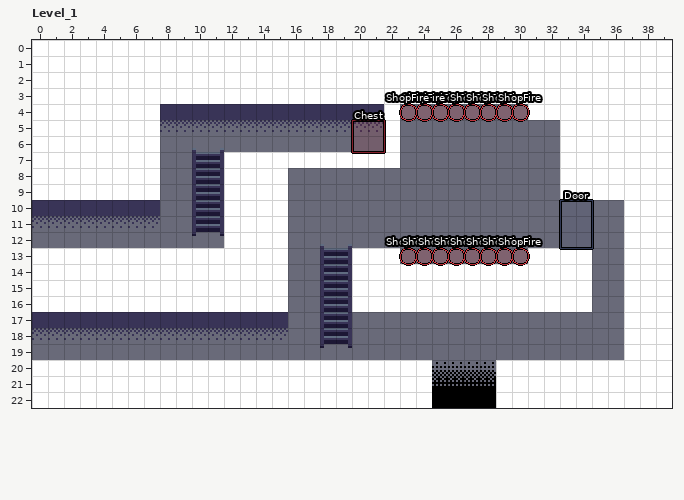
LDtk project -- content/ldtk/zelda_world.ldtk. The first picture shows the starting point.
Cells are 8x8 px. Shown: Level_1 x 0..39, y 0..22. The commit also changed other parts of the map, which this record leaves out.
Once edited:
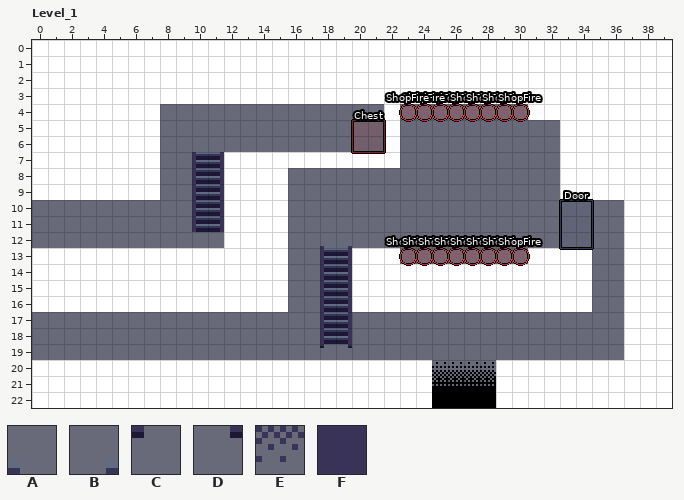
Key: from "Tilemap": A 20, B 21, C 36, D 37, E 41, F 43.
_ is an empty cell, . an unchanged one.
Difference:
--- layer "Tiles"
@@ x 8..21 @@
- 4 FFFFFFFFFFFFFF
- 5 EEEEEEEEEEEEEE
- 6 ..AB..........
+ 4 ______________
+ 5 ______________
+ 6 ..__..........
@@ x 0..11 @@
-10 FFFFFFFF....
-11 EEEEEEEE....
-12 ..........CD
+10 ________....
+11 ________....
+12 ..........__
@@ x 0..15 @@
-17 FFFFFFFFFFFFFFFF
-18 EEEEEEEEEEEEEEEE
+17 ________________
+18 ________________
